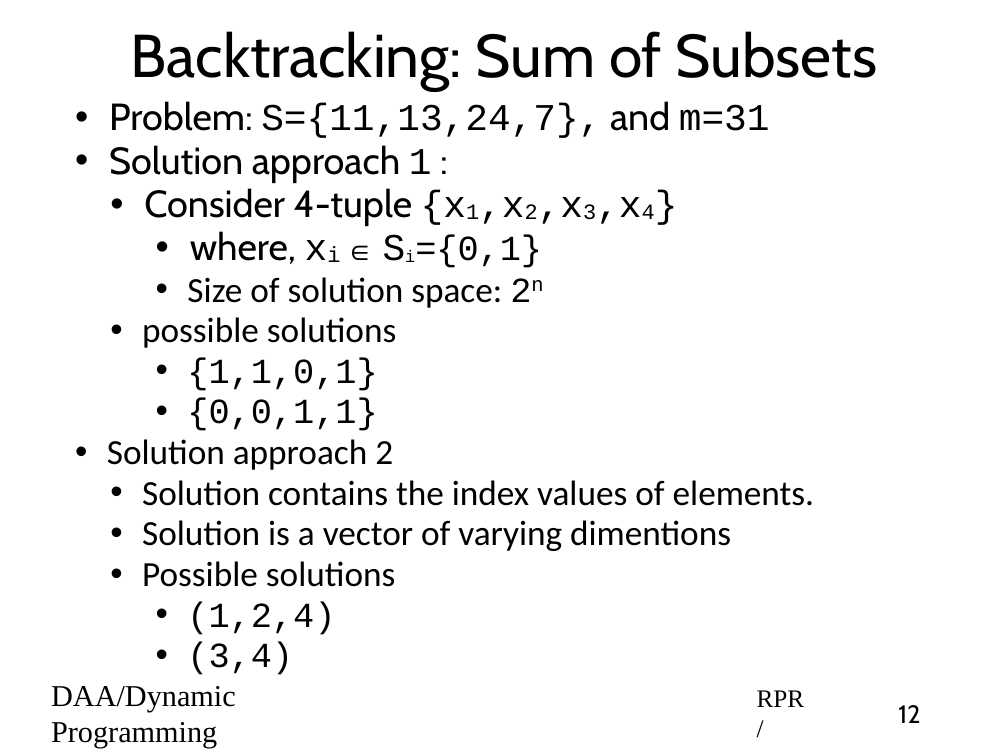
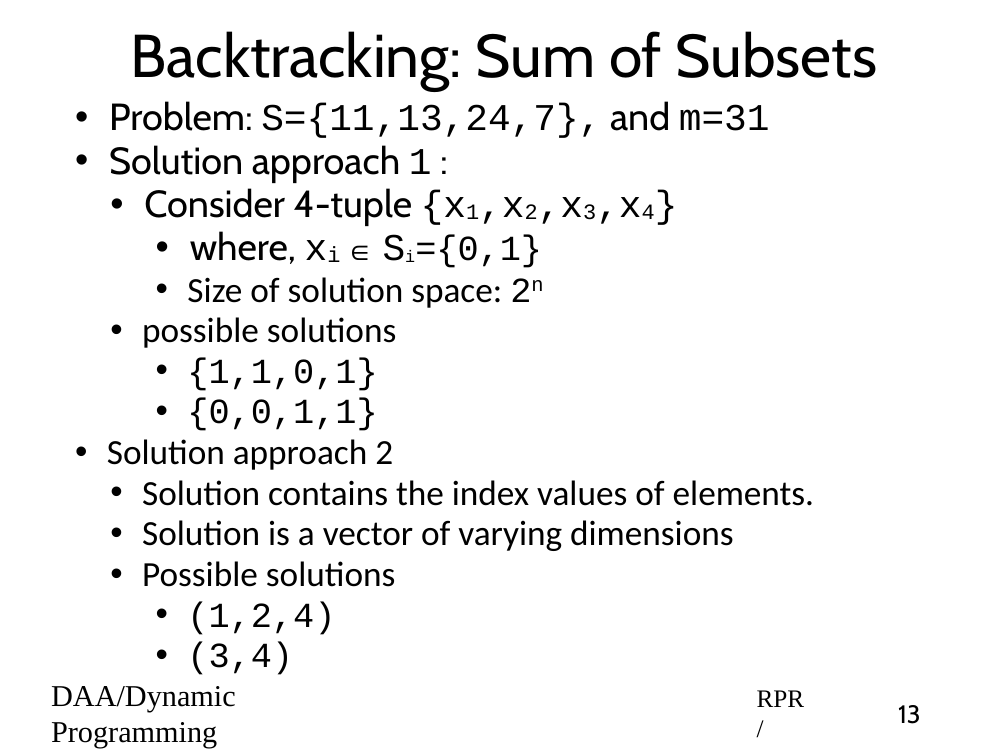
Before and after one commit to rprustagi/2019-17CS43-DAA, a slide deck: slide 13 of Slides-RPR/2019-H1-DAA-L41-BackTrack-Intro.pptx (slide 12 before the commit). Drawn at 1008x756 pixels with LibreOffice and Linux fonts; fonts in the diff are those of the drawing. Boxes give left, top, right and bottom in pixels: in the first picture for what was removed or moved away, otherwise in the second. Text is boxed around its words. In the diff, an @@ line names an element or a change of style, - is before the commit and + after.

```diff
--- a/Slides-RPR/2019-H1-DAA-L41-BackTrack-Intro.pptx
+++ b/Slides-RPR/2019-H1-DAA-L41-BackTrack-Intro.pptx
@@ text at bbox=[142, 520, 733, 551]: text changed @@
-  • Solution is a vector of varying dimentions
+  • Solution is a vector of varying dimensions
@@ page number at bbox=[898, 705, 921, 724]: text changed @@
-12
+13
```
Also in this commit, not shown: 2 other slides changed, 1 slide added, 2 other files.
